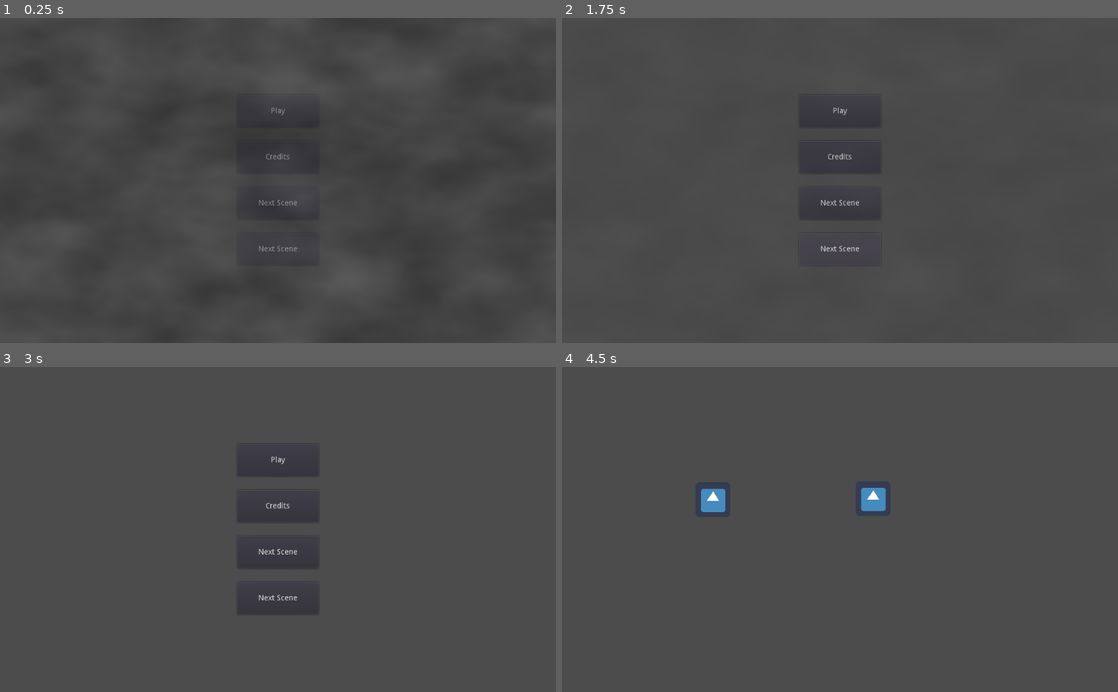
Above: before the commit, frames 1-4 (two rows, left to right).
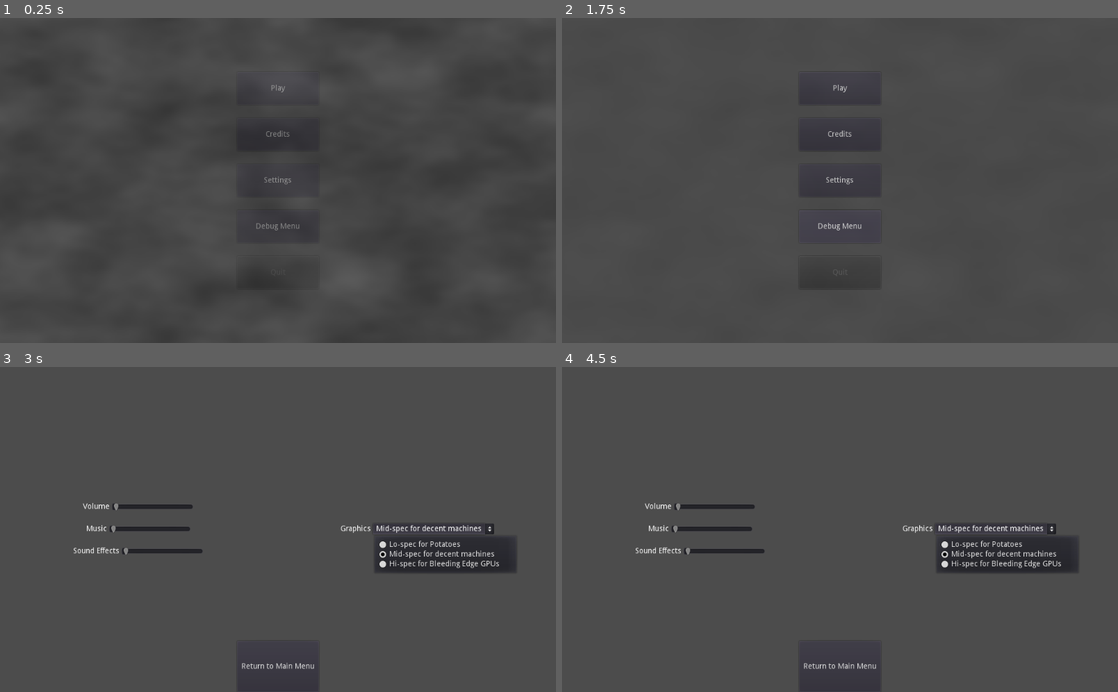
Above: after the commit, the same moments.

Repository: smclaughlan/GWJ52
Game: Godot game, scene res://Main.tscn
Two runs of this game, one before a commit and one after it. Both use one fixed random seed, a clock stepped at 60 frames per second and the inputs below. The engine's default icon, where the game draws it, is replaced by a stand-in: a white triangle on a blue panel in a dark square.
Inputs (mouse positions are in pixels of both pictures, inside the frame that each line leads up to):
- Up to frame 1 (0.25 s): no input
- Up to frame 2 (1.75 s): click "Credits" at 0.5 s; click "Main Menu" at 1.25 s
- Up to frame 3 (3 s): click (278, 529) at 2 s, where only the run after the commit has a clickable "Settings"; click (433, 529) at 2.75 s, where only the run after the commit has a clickable "Mid-spec for decent machines"
- Up to frame 4 (4.5 s): click "Play" (after the commit: "Return to Main Menu") at 3.5 s; click (995, 529) at 4.25 s, where only the run after the commit has a clickable "Mid-spec for decent machines"

The runs differ from the first frame. In frame 1, 0.2% of the frame differs, in the area x 46-54%, y 20-72%; in frame 2, 0.4%; in frame 3, 3.9%; in frame 4, 4.3%, in the area x 13-93%, y 37-100%.

Commit message:
added settings menu

Diff:
--- /dev/null
+++ b/GodotProject/DesignNotes.gd
@@ -0,0 +1,14 @@
+# just a quick place to put notes, in case we need them.
+
+extends Node
+
+
+var notes = """
+
+
+
+
+
+
+
+"""
--- a/GodotProject/Main.tscn
+++ b/GodotProject/Main.tscn
@@ -1,6 +1,7 @@
-[gd_scene load_steps=4 format=2]
+[gd_scene load_steps=5 format=2]
 
 [ext_resource path="res://Main.gd" type="Script" id=1]
+[ext_resource path="res://DesignNotes.gd" type="Script" id=2]
 
 [sub_resource type="OpenSimplexNoise" id=1]
 period = 128.0
@@ -17,6 +18,9 @@
 mouse_filter = 2
 script = ExtResource( 1 )
 
+[node name="DesignNotes" type="Node" parent="."]
+script = ExtResource( 2 )
+
 [node name="CurrentScene" type="Control" parent="."]
 anchor_right = 1.0
 anchor_bottom = 1.0
--- /dev/null
+++ b/GodotProject/Scenes/GUI/Menus/DebugMenu.tscn
@@ -0,0 +1,156 @@
+[gd_scene load_steps=2 format=2]
+
+[ext_resource path="res://_common/GUI/SceneChangeButton.tscn" type="PackedScene" id=1]
+
+[node name="DebugMenu" type="Control"]
+anchor_right = 1.0
+anchor_bottom = 1.0
+mouse_filter = 2
+
+[node name="MarginContainer" type="MarginContainer" parent="."]
+anchor_right = 1.0
+anchor_bottom = 1.0
+mouse_filter = 2
+
+[node name="VBoxContainer" type="VBoxContainer" parent="MarginContainer"]
+margin_right = 1024.0
+margin_bottom = 600.0
+mouse_filter = 2
+custom_constants/separation = 20
+
+[node name="Header" type="HBoxContainer" parent="MarginContainer/VBoxContainer"]
+margin_right = 1024.0
+margin_bottom = 80.0
+mouse_filter = 2
+size_flags_horizontal = 3
+size_flags_vertical = 3
+size_flags_stretch_ratio = 0.25
+
+[node name="Body" type="HBoxContainer" parent="MarginContainer/VBoxContainer"]
+margin_top = 100.0
+margin_right = 1024.0
+margin_bottom = 500.0
+
+[node name="LeftSide" type="VBoxContainer" parent="MarginContainer/VBoxContainer/Body"]
+margin_right = 510.0
+margin_bottom = 400.0
+mouse_filter = 2
+size_flags_horizontal = 3
+size_flags_vertical = 3
+custom_constants/separation = 25
+alignment = 1
+
+[node name="Scene 1" parent="MarginContainer/VBoxContainer/Body/LeftSide" instance=ExtResource( 1 )]
+margin_left = 180.0
+margin_right = 330.0
+margin_bottom = 60.0
+size_flags_horizontal = 6
+disabled = true
+text = "Scene 1"
+
+[node name="Scene 2" parent="MarginContainer/VBoxContainer/Body/LeftSide" instance=ExtResource( 1 )]
+margin_left = 180.0
+margin_top = 85.0
+margin_right = 330.0
+margin_bottom = 145.0
+size_flags_horizontal = 6
+disabled = true
+text = "Scene 2"
+
+[node name="Scene 3" parent="MarginContainer/VBoxContainer/Body/LeftSide" instance=ExtResource( 1 )]
+margin_left = 180.0
+margin_top = 170.0
+margin_right = 330.0
+margin_bottom = 230.0
+size_flags_horizontal = 6
+disabled = true
+text = "Scene 3"
+
+[node name="Scene 4" parent="MarginContainer/VBoxContainer/Body/LeftSide" instance=ExtResource( 1 )]
+margin_left = 180.0
+margin_top = 255.0
+margin_right = 330.0
+margin_bottom = 315.0
+size_flags_horizontal = 6
+disabled = true
+text = "Scene 4"
+
+[node name="Scene 5" parent="MarginContainer/VBoxContainer/Body/LeftSide" instance=ExtResource( 1 )]
+margin_left = 180.0
+margin_top = 340.0
+margin_right = 330.0
+margin_bottom = 400.0
+size_flags_horizontal = 6
+disabled = true
+text = "Scene 5"
+
+[node name="RightSide" type="VBoxContainer" parent="MarginContainer/VBoxContainer/Body"]
+margin_left = 514.0
+margin_right = 1024.0
+margin_bottom = 400.0
+mouse_filter = 2
+size_flags_horizontal = 3
+size_flags_vertical = 3
+custom_constants/separation = 25
+alignment = 1
+
+[node name="Scene 6" parent="MarginContainer/VBoxContainer/Body/RightSide" instance=ExtResource( 1 )]
+margin_left = 180.0
+margin_right = 330.0
+margin_bottom = 60.0
+size_flags_horizontal = 6
+disabled = true
+text = "Scene 6"
+
+[node name="Scene 7" parent="MarginContainer/VBoxContainer/Body/RightSide" instance=ExtResource( 1 )]
+margin_left = 180.0
+margin_top = 85.0
+margin_right = 330.0
+margin_bottom = 145.0
+size_flags_horizontal = 6
+disabled = true
+text = "Scene 7"
+
+[node name="Scene 8" parent="MarginContainer/VBoxContainer/Body/RightSide" instance=ExtResource( 1 )]
+margin_left = 180.0
+margin_top = 170.0
+margin_right = 330.0
+margin_bottom = 230.0
+size_flags_horizontal = 6
+disabled = true
+text = "Scene 8"
+
+[node name="Scene 9" parent="MarginContainer/VBoxContainer/Body/RightSide" instance=ExtResource( 1 )]
+margin_left = 180.0
+margin_top = 255.0
+margin_right = 330.0
+margin_bottom = 315.0
+size_flags_horizontal = 6
+disabled = true
+text = "Scene 9"
+
+[node name="Scene 10" parent="MarginContainer/VBoxContainer/Body/RightSide" instance=ExtResource( 1 )]
+margin_left = 180.0
+margin_top = 340.0
+margin_right = 330.0
+margin_bottom = 400.0
+size_flags_horizontal = 6
+disabled = true
+text = "Scene 10"
+
+[node name="Footer" type="HBoxContainer" parent="MarginContainer/VBoxContainer"]
+margin_top = 520.0
+margin_right = 1024.0
+margin_bottom = 600.0
+mouse_filter = 2
+size_flags_horizontal = 3
+size_flags_vertical = 3
+size_flags_stretch_ratio = 0.25
+alignment = 1
+
+[node name="SceneChangeButton" parent="MarginContainer/VBoxContainer/Footer" instance=ExtResource( 1 )]
+margin_left = 437.0
+margin_right = 587.0
+margin_bottom = 80.0
+text = "Return to Main Menu"
+return_to_main = true
--- a/GodotProject/Scenes/GUI/Menus/MainMenu.tscn
+++ b/GodotProject/Scenes/GUI/Menus/MainMenu.tscn
@@ -1,8 +1,10 @@
-[gd_scene load_steps=4 format=2]
+[gd_scene load_steps=6 format=2]
 
 [ext_resource path="res://_common/GUI/SceneChangeButton.tscn" type="PackedScene" id=1]
 [ext_resource path="res://Scenes/Battle/Battle.tscn" type="PackedScene" id=2]
 [ext_resource path="res://Cutscenes/EndScreens/Credits.tscn" type="PackedScene" id=3]
+[ext_resource path="res://Scenes/GUI/Menus/DebugMenu.tscn" type="PackedScene" id=4]
+[ext_resource path="res://Scenes/GUI/Menus/SettingsMenu.tscn" type="PackedScene" id=5]
 
 [node name="MainMenu" type="Control"]
 anchor_right = 1.0
@@ -21,58 +23,68 @@
 
 [node name="Header" type="HBoxContainer" parent="MarginContainer/VBoxContainer"]
 margin_right = 1024.0
-margin_bottom = 98.0
+margin_bottom = 96.0
 mouse_filter = 2
 size_flags_horizontal = 3
 size_flags_vertical = 3
 size_flags_stretch_ratio = 0.25
 
 [node name="Body" type="VBoxContainer" parent="MarginContainer/VBoxContainer"]
-margin_top = 102.0
+margin_top = 100.0
 margin_right = 1024.0
-margin_bottom = 497.0
+margin_bottom = 500.0
 mouse_filter = 2
 size_flags_horizontal = 3
 size_flags_vertical = 3
 custom_constants/separation = 25
 alignment = 1
 
-[node name="SceneChangeButton" parent="MarginContainer/VBoxContainer/Body" instance=ExtResource( 1 )]
+[node name="PlayButton" parent="MarginContainer/VBoxContainer/Body" instance=ExtResource( 1 )]
 margin_left = 437.0
-margin_top = 40.0
 margin_right = 587.0
-margin_bottom = 100.0
+margin_bottom = 60.0
 size_flags_horizontal = 6
 text = "Play"
 target_scene = ExtResource( 2 )
 
-[node name="SceneChangeButton2" parent="MarginContainer/VBoxContainer/Body" instance=ExtResource( 1 )]
+[node name="CreditsButton" parent="MarginContainer/VBoxContainer/Body" instance=ExtResource( 1 )]
 margin_left = 437.0
-margin_top = 125.0
+margin_top = 85.0
 margin_right = 587.0
-margin_bottom = 185.0
+margin_bottom = 145.0
 size_flags_horizontal = 6
 text = "Credits"
 target_scene = ExtResource( 3 )
 
-[node name="SceneChangeButton3" parent="MarginContainer/VBoxContainer/Body" instance=ExtResource( 1 )]
+[node name="SettingsButton" parent="MarginContainer/VBoxContainer/Body" instance=ExtResource( 1 )]
 margin_left = 437.0
-margin_top = 210.0
+margin_top = 170.0
 margin_right = 587.0
-margin_bottom = 270.0
+margin_bottom = 230.0
 size_flags_horizontal = 6
-text = "Next Scene"
+text = "Settings"
+target_scene = ExtResource( 5 )
 
-[node name="SceneChangeButton4" parent="MarginContainer/VBoxContainer/Body" instance=ExtResource( 1 )]
+[node name="DebugButton" parent="MarginContainer/VBoxContainer/Body" instance=ExtResource( 1 )]
 margin_left = 437.0
-margin_top = 295.0
+margin_top = 255.0
 margin_right = 587.0
-margin_bottom = 355.0
+margin_bottom = 315.0
 size_flags_horizontal = 6
-text = "Next Scene"
+text = "Debug Menu"
+target_scene = ExtResource( 4 )
+
+[node name="QuitButton" parent="MarginContainer/VBoxContainer/Body" instance=ExtResource( 1 )]
+margin_left = 437.0
+margin_top = 340.0
+margin_right = 587.0
+margin_bottom = 400.0
+size_flags_horizontal = 6
+disabled = true
+text = "Quit"
 
 [node name="Footer" type="HBoxContainer" parent="MarginContainer/VBoxContainer"]
-margin_top = 501.0
+margin_top = 504.0
 margin_right = 1024.0
 margin_bottom = 600.0
 mouse_filter = 2
--- /dev/null
+++ b/GodotProject/Scenes/GUI/Menus/SettingsMenu.tscn
@@ -0,0 +1,148 @@
+[gd_scene load_steps=2 format=2]
+
+[ext_resource path="res://_common/GUI/SceneChangeButton.tscn" type="PackedScene" id=1]
+
+[node name="SettingsMenu" type="Control"]
+anchor_right = 1.0
+anchor_bottom = 1.0
+mouse_filter = 2
+
+[node name="MarginContainer" type="MarginContainer" parent="."]
+anchor_right = 1.0
+anchor_bottom = 1.0
+mouse_filter = 2
+
+[node name="VBoxContainer" type="VBoxContainer" parent="MarginContainer"]
+margin_right = 1024.0
+margin_bottom = 600.0
+mouse_filter = 2
+custom_constants/separation = 20
+
+[node name="Header" type="HBoxContainer" parent="MarginContainer/VBoxContainer"]
+margin_right = 1024.0
+margin_bottom = 93.0
+mouse_filter = 2
+size_flags_horizontal = 3
+size_flags_vertical = 3
+size_flags_stretch_ratio = 0.25
+
+[node name="Body" type="HBoxContainer" parent="MarginContainer/VBoxContainer"]
+margin_top = 113.0
+margin_right = 1024.0
+margin_bottom = 486.0
+size_flags_horizontal = 3
+size_flags_vertical = 3
+
+[node name="LeftSide" type="VBoxContainer" parent="MarginContainer/VBoxContainer/Body"]
+margin_right = 510.0
+margin_bottom = 373.0
+mouse_filter = 2
+size_flags_horizontal = 3
+size_flags_vertical = 3
+custom_constants/separation = 25
+alignment = 1
+
+[node name="HBoxAudio" type="HBoxContainer" parent="MarginContainer/VBoxContainer/Body/LeftSide"]
+margin_top = 137.0
+margin_right = 510.0
+margin_bottom = 153.0
+alignment = 1
+
+[node name="MasterVolumeLabel" type="Label" parent="MarginContainer/VBoxContainer/Body/LeftSide/HBoxAudio"]
+margin_left = 153.0
+margin_top = 1.0
+margin_right = 202.0
+margin_bottom = 15.0
+text = "Volume"
+
+[node name="HSlider" type="HSlider" parent="MarginContainer/VBoxContainer/Body/LeftSide/HBoxAudio"]
+margin_left = 206.0
+margin_right = 356.0
+margin_bottom = 16.0
+rect_min_size = Vector2( 150, 0 )
+
+[node name="HBoxAudio2" type="HBoxContainer" parent="MarginContainer/VBoxContainer/Body/LeftSide"]
+margin_top = 178.0
+margin_right = 510.0
+margin_bottom = 194.0
+alignment = 1
+
+[node name="MusicLabel" type="Label" parent="MarginContainer/VBoxContainer/Body/LeftSide/HBoxAudio2"]
+margin_left = 159.0
+margin_top = 1.0
+margin_right = 197.0
+margin_bottom = 15.0
+text = "Music"
+
+[node name="HSlider" type="HSlider" parent="MarginContainer/VBoxContainer/Body/LeftSide/HBoxAudio2"]
+margin_left = 201.0
+margin_right = 351.0
+margin_bottom = 16.0
+rect_min_size = Vector2( 150, 0 )
+
+[node name="HBoxAudio3" type="HBoxContainer" parent="MarginContainer/VBoxContainer/Body/LeftSide"]
+margin_top = 219.0
+margin_right = 510.0
+margin_bottom = 235.0
+alignment = 1
+
+[node name="SFXLabel" type="Label" parent="MarginContainer/VBoxContainer/Body/LeftSide/HBoxAudio3"]
+margin_left = 135.0
+margin_top = 1.0
+margin_right = 220.0
+margin_bottom = 15.0
+text = "Sound Effects"
+
+[node name="HSlider" type="HSlider" parent="MarginContainer/VBoxContainer/Body/LeftSide/HBoxAudio3"]
+margin_left = 224.0
+margin_right = 374.0
+margin_bottom = 16.0
+rect_min_size = Vector2( 150, 0 )
+
+[node name="RightSide" type="VBoxContainer" parent="MarginContainer/VBoxContainer/Body"]
+margin_left = 514.0
+margin_right = 1024.0
+margin_bottom = 373.0
+mouse_filter = 2
+size_flags_horizontal = 3
+size_flags_vertical = 3
+custom_constants/separation = 25
+alignment = 1
+
+[node name="HBoxContainer" type="HBoxContainer" parent="MarginContainer/VBoxContainer/Body/RightSide"]
+margin_top = 176.0
+margin_right = 510.0
+margin_bottom = 196.0
+alignment = 1
+
+[node name="GraphicsLabel" type="Label" parent="MarginContainer/VBoxContainer/Body/RightSide/HBoxContainer"]
+margin_left = 113.0
+margin_top = 3.0
+margin_right = 169.0
+margin_bottom = 17.0
+text = "Graphics"
+
+[node name="OptionButton" type="OptionButton" parent="MarginContainer/VBoxContainer/Body/RightSide/HBoxContainer"]
+margin_left = 173.0
+margin_right = 396.0
+margin_bottom = 20.0
+text = "Mid-spec for decent machines"
+items = [ "Lo-spec for Potatoes", null, false, 0, null, "Mid-spec for decent machines", null, false, 1, null, "Hi-spec for Bleeding Edge GPUs", null, false, 2, null ]
+selected = 1
+
+[node name="Footer" type="HBoxContainer" parent="MarginContainer/VBoxContainer"]
+margin_top = 506.0
+margin_right = 1024.0
+margin_bottom = 600.0
+mouse_filter = 2
+size_flags_horizontal = 3
+size_flags_vertical = 3
+size_flags_stretch_ratio = 0.25
+alignment = 1
+
+[node name="SceneChangeButton" parent="MarginContainer/VBoxContainer/Footer" instance=ExtResource( 1 )]
+margin_left = 437.0
+margin_right = 587.0
+margin_bottom = 94.0
+text = "Return to Main Menu"
+return_to_main = true
